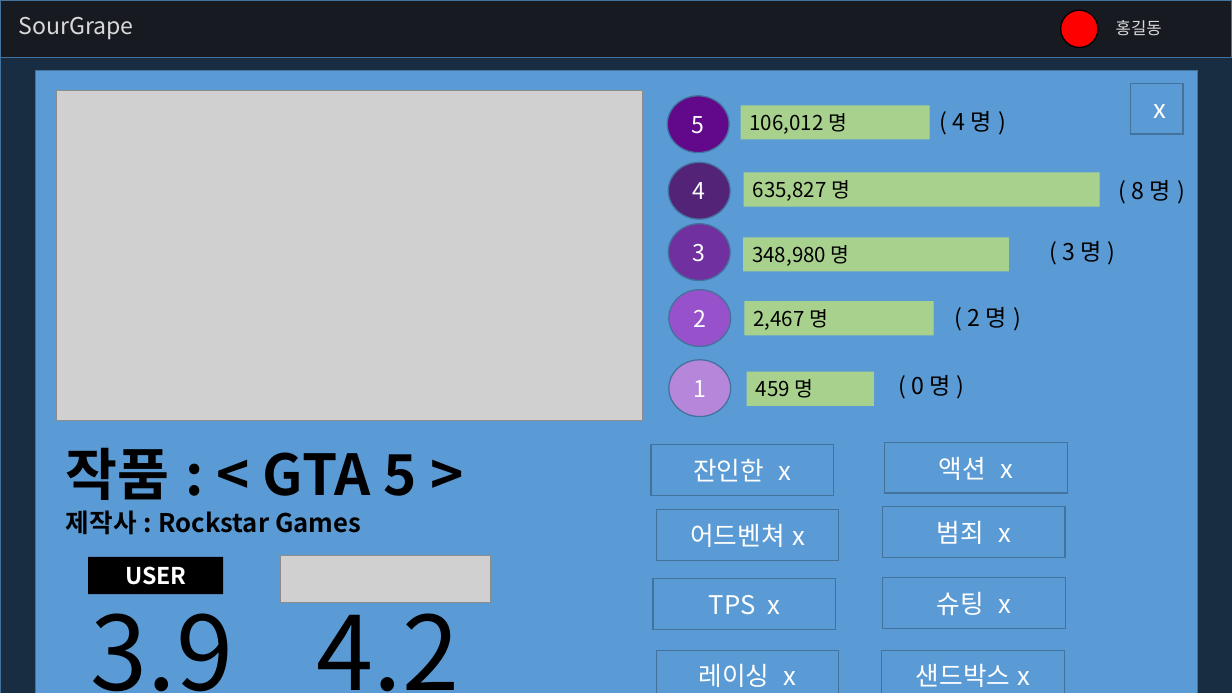
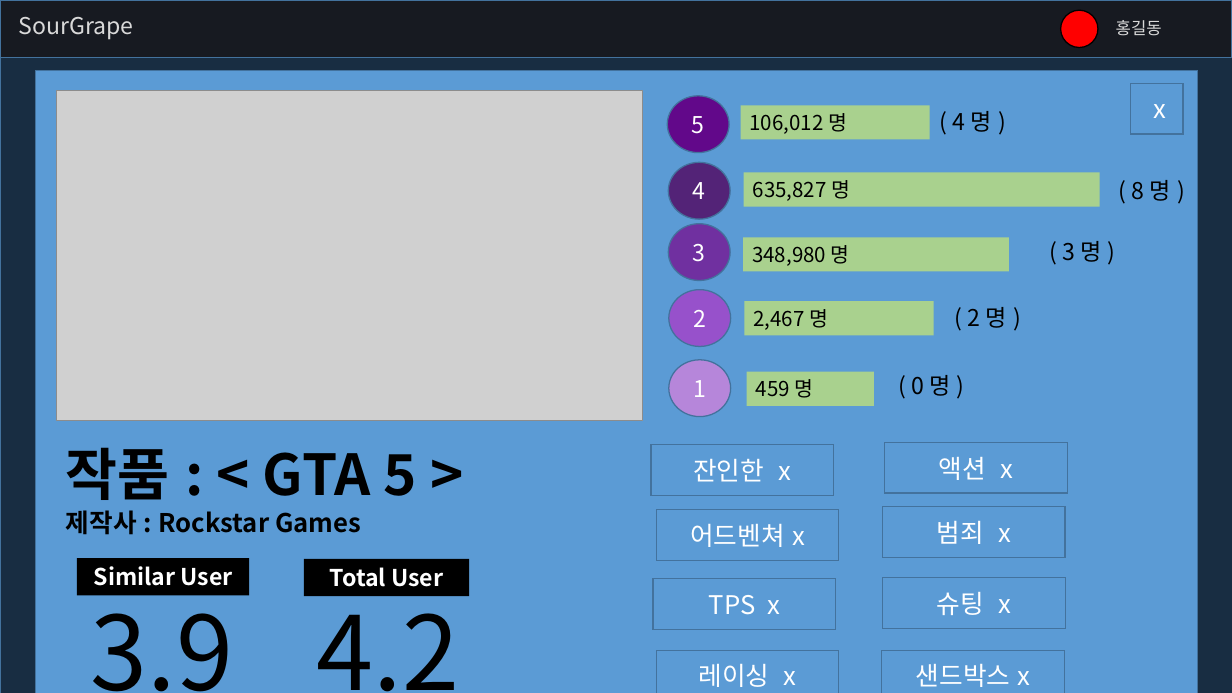
Before and after one commit to grapgrap/SourGrape, a slide deck: slide 4 of !Document/UI.pptx. Drawn at 1232x693 pixels with LibreOffice and Linux fonts; fonts in the diff are those of the drawing; grey boxes stand for pictures. Boxes give left, top, right and bottom in pixels: in the first picture for what was removed or moved away, otherwise in the second. Text is boxed around its words. In the diff, an @@ line names an element or a change of style, - is before the commit and + after.

```diff
--- a/!Document/UI.pptx
+++ b/!Document/UI.pptx
@@ rectangle "Similar User": place and size @@
-rectangle "Similar User" at (88, 557, 223, 594)
+rectangle "Similar User" at (77, 558, 249, 595)
@@ text in rectangle at (94, 566, 233, 586): text changed @@
-USER
+Similar User
@@ picture removed at (281, 556, 491, 603) @@
@@ rectangle added at (304, 559, 470, 596), fill #000000, 18 pt, text #FFFFFF, bold @@
+Total User
```
Also in this commit, not shown: 1 other slide changed, 1 slide added.
